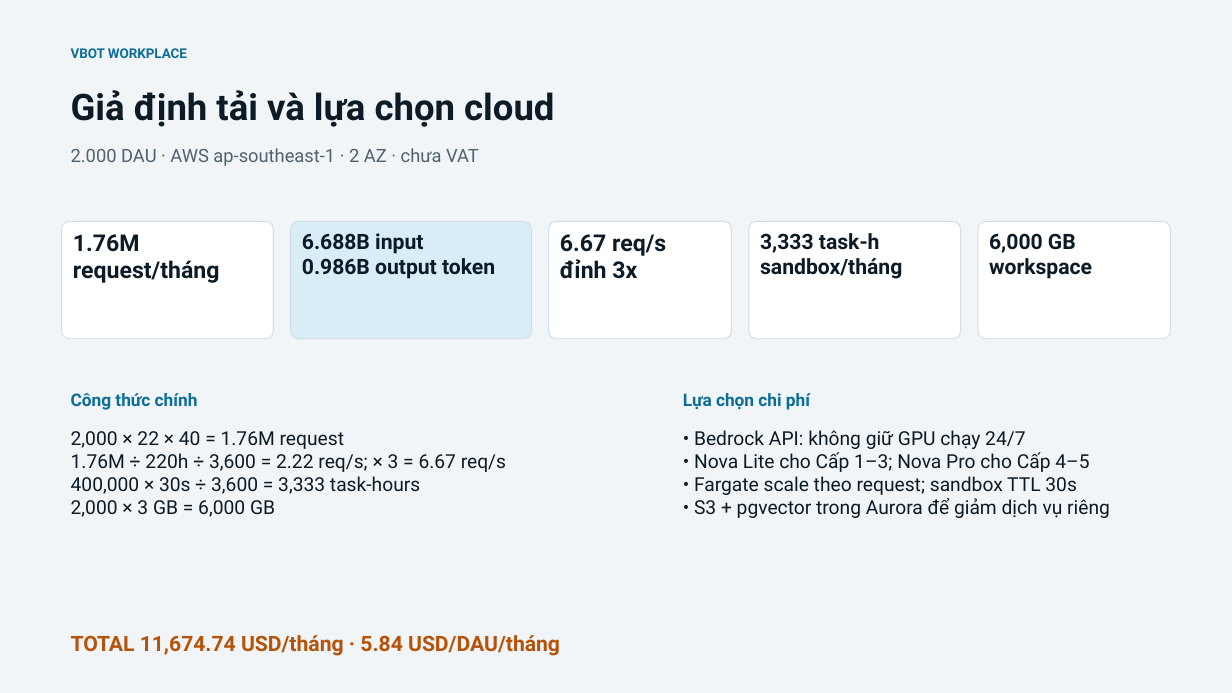
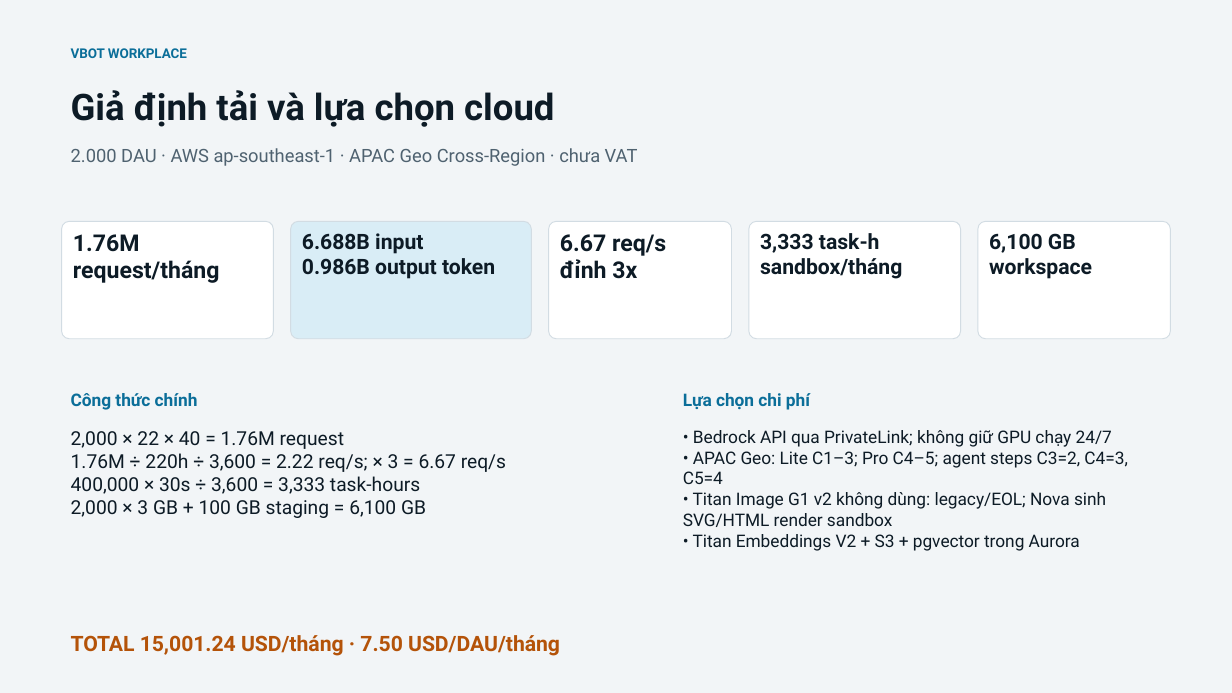
Before and after one commit to rin1652/K4-VBot, a slide deck: slide 1 of G03_slide.pptx. Drawn at 1232x693 pixels with LibreOffice and Linux fonts; fonts in the diff are those of the drawing. Boxes give left, top, right and bottom in pixels: in the first picture for what was removed or moved away, otherwise in the second. Text is boxed around its words. In the diff, an @@ line names an element or a change of style, - is before the commit and + after.

Commit message:
refactor: update pricing, sizing calculations, and documentation for AWS Bedrock and infrastructure components

```diff
--- a/G03_slide.pptx
+++ b/G03_slide.pptx
@@ text at bbox=[71, 148, 638, 166]: text changed @@
-2.000 DAU · AWS ap-southeast-1 · 2 AZ · chưa VAT
+2.000 DAU · AWS ap-southeast-1 · APAC Geo Cross-Region · chưa VAT
@@ text in rounded rectangle at bbox=[989, 233, 1076, 253]: text changed @@
-6,000 GB
+6,100 GB
@@ text at bbox=[683, 430, 1127, 551]: text changed; size 15 to 13.5 pt @@
-• Bedrock API: không giữ GPU chạy 24/7
-• Nova Lite cho Cấp 1–3; Nova Pro cho Cấp 4–5
-• Fargate scale theo request; sandbox TTL 30s
-• S3 + pgvector trong Aurora để giảm dịch vụ riêng
+• Bedrock API qua PrivateLink; không giữ GPU chạy 24/7
+• APAC Geo: Lite C1–3; Pro C4–5; agent steps C3=2, C4=3, C5=4
+• Titan Image G1 v2 không dùng: legacy/EOL; Nova sinh SVG/HTML render sandbox
+• Titan Embeddings V2 + S3 + pgvector trong Aurora
@@ text at bbox=[71, 500, 426, 518]: text changed @@
-2,000 × 3 GB = 6,000 GB
+2,000 × 3 GB + 100 GB staging = 6,100 GB
@@ text at bbox=[71, 635, 560, 656]: text changed @@
-TOTAL 11,674.74 USD/tháng · 5.84 USD/DAU/tháng
+TOTAL 15,001.24 USD/tháng · 7.50 USD/DAU/tháng
```
Also in this commit, not shown: 1 other slide changed, 8 other files.
